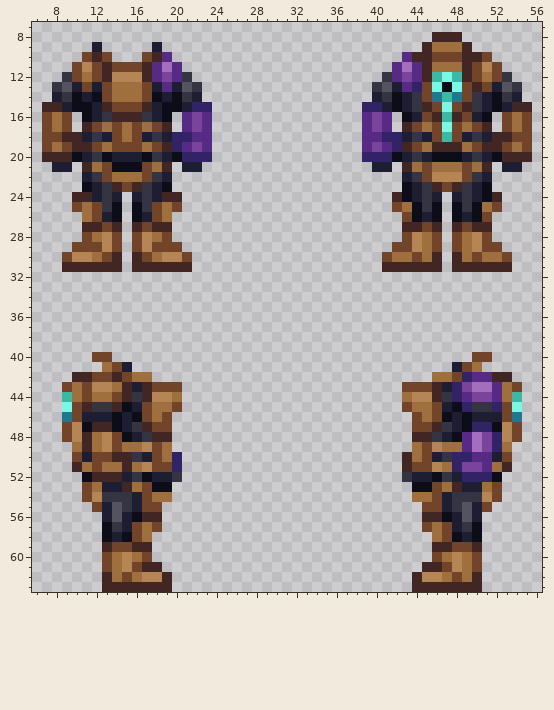
File history of a pixel-art sprite, Resources/Textures/Clothing/OuterClothing/Hardsuits/salvage.rsi/equipped-OUTERCLOTHING.png. The first picture shows the starting point.
The file is 64x64 pixels. Shown: x 6..56, y 7..63.
The result:
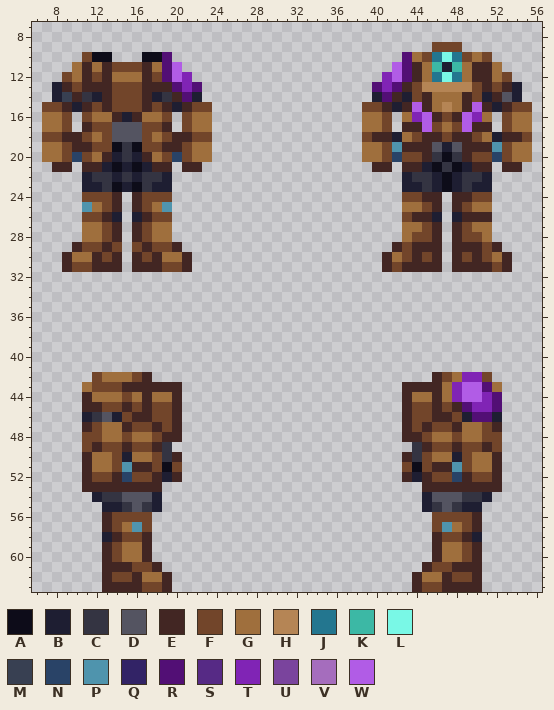
Palette (. is transparent): A #0d0c19  B #1e1e32  C #343442  D #545461  E #422623  F #72452a  G #9f6f3d  H #b58555  J #23768f  K #3cb8a5  L #79f8e6  M #384052  N #294367  P #4f94ad  Q #322366  R #520f75  S #562a85  T #8024b5  U #7a449d  V #a56dbd  W #b15ce6
Change:
@@ x 6..56 @@
  7 ...................................................
- 8 ........................................EEE........
- 9 ......B.....B..........................EGGGE.......
-10 .....FEF...FES.......................SEEFFFEEF.....
-11 ....FHFEFFFESVS.....................SVSEGGGEFHF....
-12 ...CFGFEHHHESUSC...................CSUSEKLKEFGFC...
-13 ..CDBFBFGGGFBSBDC.................CDBSQFLALFEFBDC..
-14 ..BCABAFGGGFABACB.................BCABCFJKJFCBACB..
-15 .EEBAABEFFFEBAABQQ...............QQBABCEFLFECBABEE.
-16 .FGF.ABCEEECBA.SUS...............SUS.ABFEKEFBA.FGF.
-17 .FGF.EFGFGFGFE.SUS...............SUS.EFGFLFGFE.FGF.
-18 .FFEEBCBFGFBCBQQSS...............SSQQBCBFKFBCBEEFF.
-19 .FGFEEFGFFFGFEQSUS...............SUSQEFGEEEGFEEFGF.
-20 .EEEABCABBBACBAQQQ...............QQQABCBAAABCBAEEE.
-21 ..BB.EGFAAAFGE.BB.................BB.EGFGGGFGE.BB..
-22 .....BCFGGGFCB.......................BCFHHHFCB.....
-23 .....ABCEFECBA.......................ABCEFECBA.....
-24 ....EEBCB.BCBEE.....................EABCB.BCBAE....
-25 ....FGFCA.ACFGF.....................FGACA.ACAGF....
-26 .....GFBA.ABFG.......................FABA.ABAF.....
-27 .....EEFE.EFEE.......................EEFE.EFEE.....
-28 .....FGHF.FHGF.......................FHGF.FGHF.....
-29 ....FFFHF.FHFFF.....................FFHGF.FGHFF....
-30 ...FHHGFE.EFGHHF...................FGGFGE.EGFGGF...
-31 ...EEEEEE.EEEEEE...................EEEEEE.EEEEEE...
+ 8 ...................................................
+ 9 ........................................FFF........
+10 .....FAA...AAR.......................RGFJLJFGF.....
+11 ....GEGEFFFEGRW.....................WREGKBKGEEG....
+12 ...FGEFEGGGEFRWT...................TWREGJLJGEEGF...
+13 ..BEFEEEFFFEEERTR.................RTREFHHHHHFEFEB..
+14 ..BMECBEFFFEBCERB.................BREBFEGGGEFBEDB..
+15 .FFEBEFEFFFEFEBEFF...............FFEBEWEGHGEWEBEFF.
+16 .GGF.FGGEBEGGF.FGG...............GGF.GTWEFEWTG.FGG.
+17 .GGF.EFFDDDFFE.FGG...............GGF.EEWFGFWEE.FGG.
+18 .FFEEFGFDDDFGFEEFF...............FEEBGFEEFEEFGBEEF.
+19 .GGFEEFFACAFFEEFGG...............GGFPEEEDBDEEEPFGG.
+20 .GGFNFGEBCBEGFNFGG...............GGFNFFECACEFFNFGG.
+21 ..EE.EEBABABEE.EE.................EE.EEBACABEE.EE..
+22 .....BCCBCBCCB.......................BCCBABCCB.....
+23 .....BBCABACBB.......................BBCBABCBB.....
+24 .....FFFE.EFFF.......................FFEE.EEFF.....
+25 .....PGFE.EFGP.......................GGFE.EFGG.....
+26 .....FFEB.BEFF.......................FEEB.BEEE.....
+27 .....GGFE.EFGG.......................GGFE.EFGG.....
+28 .....GGFE.EFGG.......................GFFE.EFFG.....
+29 ....EFFEF.FEFFE.....................EFEEE.EEEFE....
+30 ...EGGEFE.EFEGGE...................EGFEFE.EFEFGE...
+31 ...EFFEEE.EEEFFE...................EFEEEE.EEEEFE...
 32 ...................................................
@@ x 6..56 @@
 39 ...................................................
-40 ......FF....................................FF.....
-41 .......GFB................................BFG......
-42 ....EEFFEFGG............................GGFQSSEE...
-43 ...FGFHHGEBEFFF......................FFFEBQUVVSGF..
-44 ...KGFGGFECEHHG......................GHHECQSUUSGK..
-45 ...LFECCEABFGGF......................FGGFBAQCCQFL..
-46 ...JFBBBABAFGF........................FGFABABBBFJ..
-47 ...FHAEEABCEFF........................FFECBAQQAHF..
-48 ...FHEGHFABCEE........................EECBASVUQHF..
-49 ....GEGHFGGHFG........................GFHGGSVUQG...
-50 ....FBFFEECBFGQ......................EGFBCQQSSBF...
-51 ....EGFGGEGHFFQ......................EFFHGQUUSGE...
-52 .....AEEEBCABBC......................CBBACBQQQA....
-53 .....FGBBEGFAA........................AAFGEBBGF....
-54 .....FHCCCBFGG........................GGFBCCCHF....
-55 ......FBDCBFF..........................FFBCDBF.....
-56 .......BDBAEE..........................EEABDB......
-57 .......ACBFGF..........................FGFBCA......
-58 .......ABAFG............................GFABA......
-59 .......EFFEE............................EEFFE......
-60 .......FGHGF............................FGHGF......
-61 .......FGHFEE..........................EEFHGF......
-62 .......EGFGHHE........................EHHGFGE......
-63 .......EEEEEEE........................EEEEEEE......
+40 ...................................................
+41 ...................................................
+42 ......FGGGFE............................EFGTTF.....
+43 .....GFFFEEEEEE......................EEEEGTWWRG....
+44 .....EGGGFGEGGE......................EGGEGTWWTR....
+45 .....EEFFEFEFFE......................EFFEFERTTR....
+46 .....BCDBFEEFFE......................EFFEEFBRRB....
+47 .....EFGGEFFEFE......................EFEFFEGGFE....
+48 .....FFGGFGGFEE......................EEFGGFGGFF....
+49 .....FEFFEFFEC........................CEFFEFFEF....
+50 .....EGGFBGGFCE......................ECFGGBFGGE....
+51 .....EGGFPEEFAF......................FAFEEPFGGE....
+52 .....EFFENFFEBE......................EBEFFNEFFE....
+53 .....EEEEEEEE..........................EEEEEEEE....
+54 ......BCCDDDB..........................BDDDCCB.....
+55 .......BBCDCB..........................BCDCBB......
+56 .......EFFFF............................FFFFE......
+57 .......EFGPF............................FPGFE......
+58 .......BEFFE............................EFFEB......
+59 .......EFGGE............................EGGFE......
+60 .......EFGGE............................EGGFE......
+61 .......EEEFFE..........................EFFEEE......
+62 .......EFFEGGE........................EGGEFFE......
+63 .......EEEEFFE........................EFFEEEE......
Where, in picture pixels (left, top, right, bottom), the same in both pictures:
changed: (362, 32, 532, 272)
changed: (42, 42, 212, 272)
changed: (62, 352, 182, 592)
changed: (402, 352, 522, 592)
